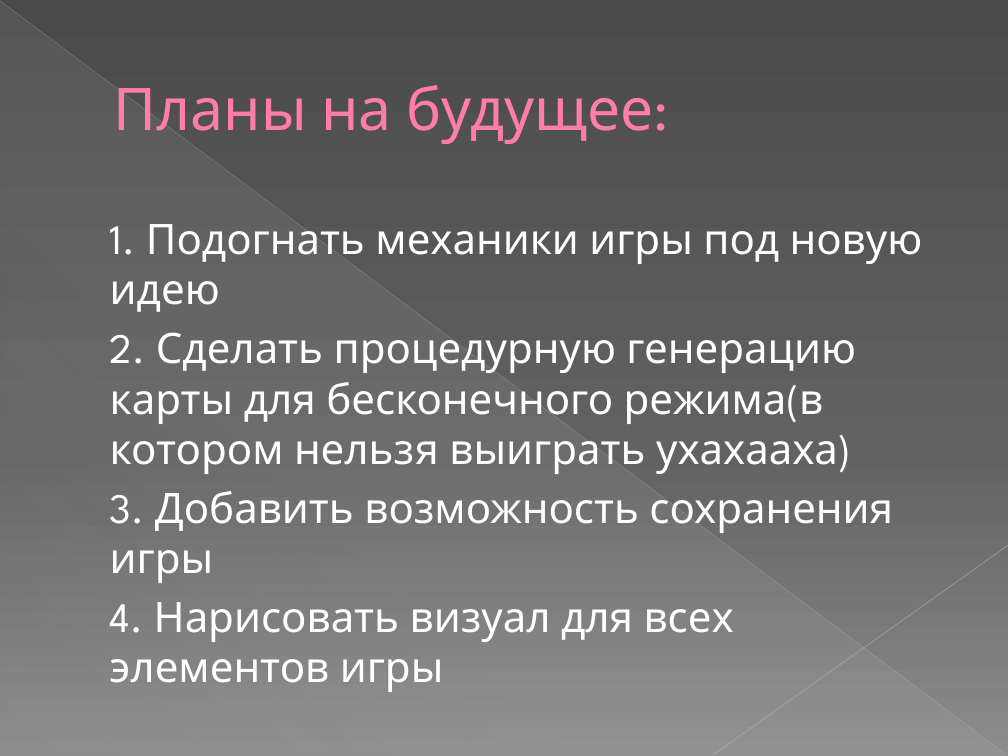
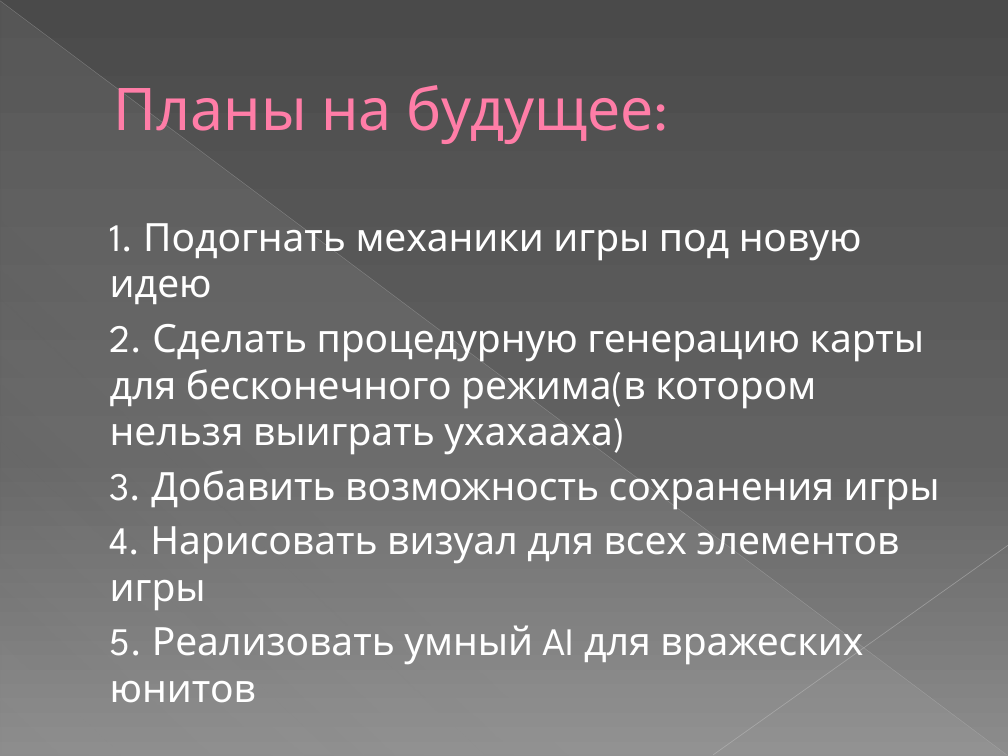
Before and after one commit to SyrtcevVadim/MyCivilization, a slide deck: slide 8 of Documentation/ПрезентацияTurnBasedStrategy.pptx. Drawn at 1008x756 pixels with LibreOffice and Linux fonts; fonts in the diff are those of the drawing. Boxes give left, top, right and bottom in pixels: in the first picture for what was removed or moved away, otherwise in the second. Text is boxed around its words. In the diff, an @@ line names an element or a change of style, - is before the commit and + after.

```diff
--- a/Documentation/ПрезентацияTurnBasedStrategy.pptx
+++ b/Documentation/ПрезентацияTurnBasedStrategy.pptx
@@ text at (110, 223, 940, 611): size 30 to 27.8 pt in "1. Подогнать механики игры под новую идею", "2. Сделать процедурную генерацию карты для бесконечного ...", "3. Добавить возможность сохранения игры", "4. Нарисовать визуал для всех элементов игры" @@
@@ text at (110, 625, 863, 703): paragraph added @@
+5. Реализовать умный AI для вражеских юнитов
```
Also in this commit, not shown: 4 other slides changed, 48 other files.
